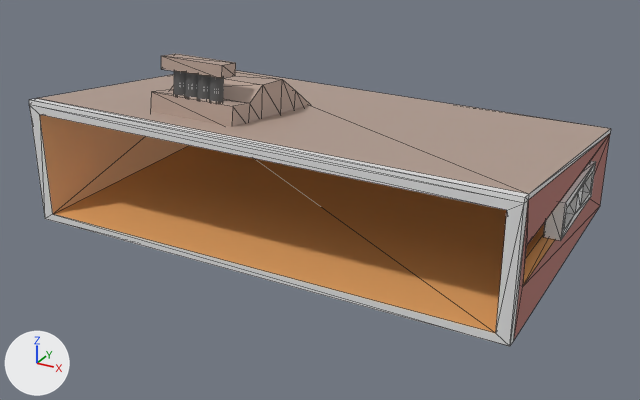
Renders of the glTF model raylib-rendering/assets/models/prefabs/BoxHouse.glb from each side of a commit.
Rendered twice from a camera (50 mm lens) standing at (22.4, -41.9, 21.5) and looking at (0.3, -1.9, 1.5). Every picture has the same lights, and +X, +Y and +Z are marked at lower left. Mesh edges are drawn as thin lines. Vertices at the same position are counted once.

The first picture shows 'BoxHouse'.
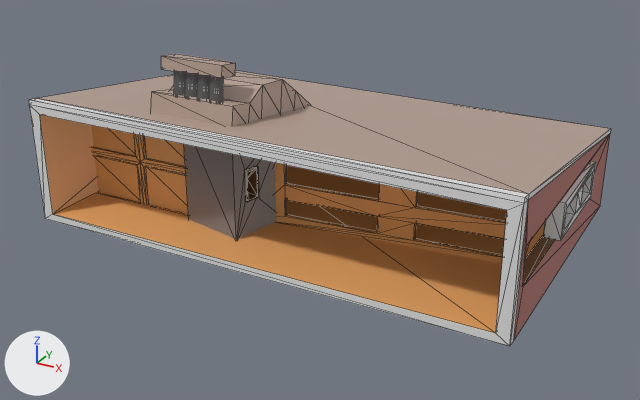
Where the newer file only moved an object's origin or applied its transform, the numbers keep the older frame.

Location of each change, (x1, y1, x2, y2) in pixels of the pictures (640 x 400 px; the box of a moved part takes in the faces that stretch with it):
part 1 of me_cube_003, added (brown): after (91, 125, 188, 213)
part 2 of me_cube_003, added (brown): after (275, 163, 545, 264)
part 3 of me_cube_003, added: after (245, 166, 259, 202)
part 4 of me_cube_003, added (brown): after (184, 144, 276, 239)
part 5 of me_cube_003, moved or reshaped: (580, 162, 596, 195) in both
part 6 of me_cube_003, recoloured: (523, 235, 555, 285) in both

The change, as a list of edits to the scene's bpy script:
```text
Add mat_rock:
    mat_rock = principled_material('Rock')
    mat_rock.base_color = (0.232, 0.209, 0.209)  # grey #847e7e
Add mat_wood2:
    mat_wood2 = principled_material('Wood2')
    mat_wood2.base_color = (0.179, 0.0864, 0.0301)  # brown #755330
Change me_cube_003:
    used by ob_boxhouse; location = (0.0, 0.0, 0.0)
    verts and faces of me_cube_003; kept vertices keep their numbers, new ones are numbered from 474
    before: 61 (13.1, 3.7, 4.4), 64 (14.0, 3.7, 2.4) at pixel (591, 196), 65 (14.0, 3.7, 4.4) at pixel (595, 161), 68 (13.1, 0.0, 4.0), 70 (14.0, 0.0, 4.0) at pixel (577, 192)
    before: 75 (13.1, 1.2, 4.0), 77 (13.1, 3.3, 4.0), 78 (14.0, 1.2, 4.0) at pixel (583, 185), 80 (14.0, 3.3, 2.8) at pixel (590, 192), 81 (14.0, 3.3, 4.0) at pixel (592, 171)
    remove me_cube_003.from_pydata(...)  # 474 vertices, 928 faces; spans x -13.8..14.0, y -8.9..8.4, z 0.0..9.7
    add me_cube_003.from_pydata(...)  # 591 vertices, 1166 faces; spans x -13.8..14.0, y -8.9..8.4, z 0.0..9.7
    me_cube_003 part 1: a new loose piece of 45 vertices spanning x -13.6..-5.4, y -5.3..-5.0, z 0.2..5.9, in mat_wood (orange #ecaa68)
    me_cube_003 part 2: a new loose piece of 40 vertices spanning x -3.3..13.2, y -3.8..-2.0, z 0.3..6.0, in mat_wood (orange #ecaa68)
    me_cube_003 part 3: a new loose piece of 16 vertices spanning x -3.4..-1.7, y -5.9..-4.7, z 2.4..4.2, in mat_wood2 (brown #755330)
    me_cube_003 part 4: a new loose piece of 16 vertices spanning x -5.9..-1.3, y -6.6..-2.0, z 0.2..6.7, in mat_rock (grey #847e7e)
    me_cube_003 part 5
    add delete_faces([(68, 77, 75), (61, 77, 68), (70, 78, 81), (65, 70, 81), (65, 81, 80), (64, 65, 80)])
    add faces += [(61, 75, 68), (61, 77, 75), (65, 70, 78), (64, 81, 80), (65, 78, 81), (64, 65, 81)]  # mat_border (white #e7e7e7)
    me_cube_003 part 6: 8 faces spanning x 13.0..13.7, y -7.8..3.6, z 2.4..4.4 switch from mat_wood (orange #ecaa68) to mat_wood2 (brown #755330)
    add me_cube_003.materials.append(mat_rock)  # grey #847e7e
```
